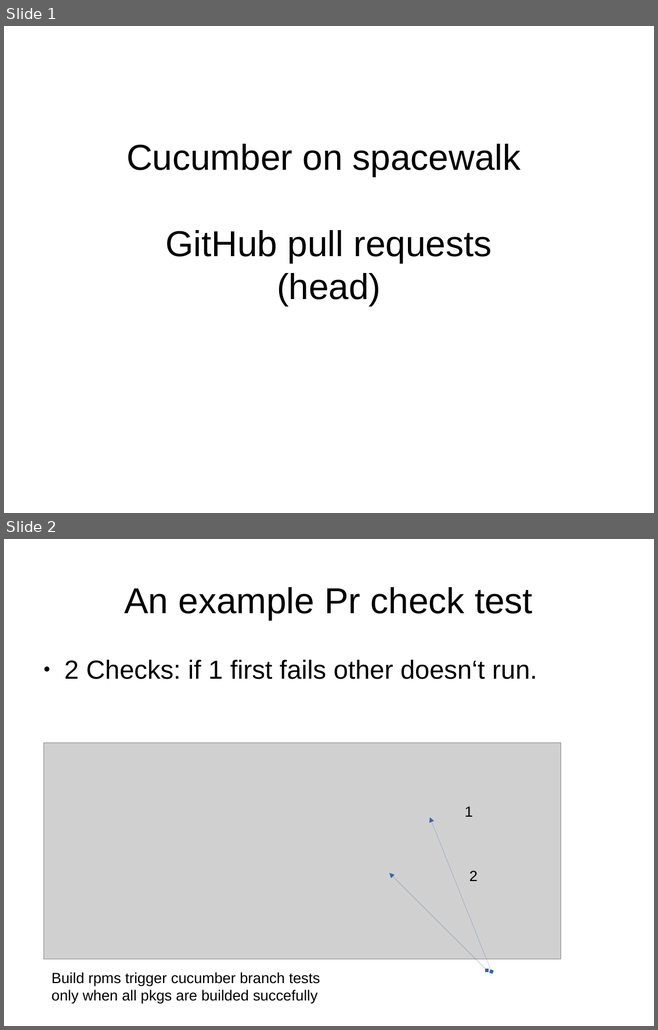
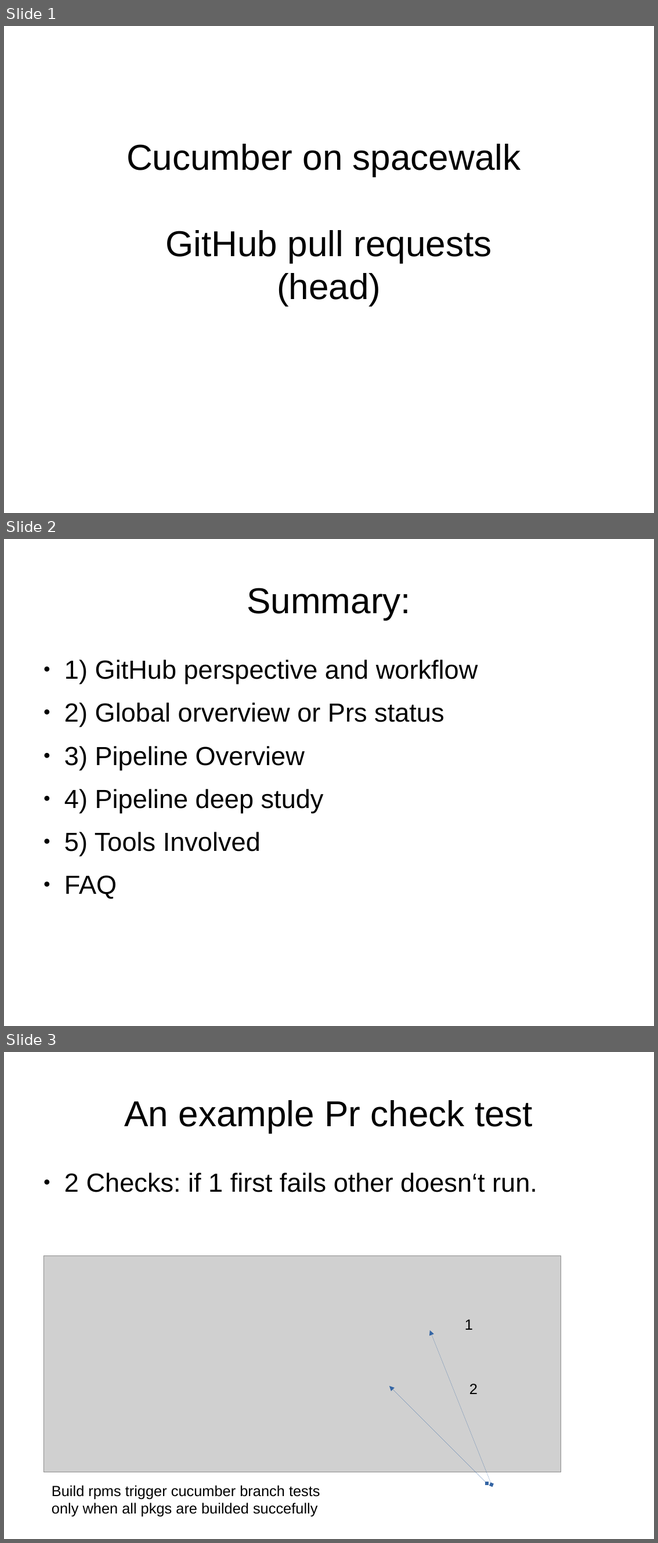
Before and after one commit to MalloZup/presentations, a slide deck: 2018/cucumber-prs/cucumber_onprs.odp. Shown one above the other, each under a label of ours: slides 1 and 2 before the commit, slides 1, 2 and 3 after it. The pictures are 658x1030 and 658x1543 pixels, drawn with LibreOffice and Linux fonts; fonts in the diff are those of the drawing; grey boxes stand for pictures. Boxes give left, top, right and bottom in pixels: in the first picture for what was removed or moved away, otherwise in the second. Text is boxed around its words. In the diff, an @@ line names an element or a change of style, - is before the commit and + after.

```diff
--- a/2018/cucumber-prs/cucumber_onprs.odp
+++ b/2018/cucumber-prs/cucumber_onprs.odp
@@ slide 2 added at <box>4,539,654,1026</box>, background #FFFFFF @@
@@ title added at <box>246,588,411,620</box>, 44 pt, text #000000 @@
+Summary:
@@ text added at <box>64,660,478,899</box>, 32 pt, text #000000 @@
+● 1) GitHub perspective and workflow
+● 2) Global orverview or Prs status
+● 3) Pipeline Overview
+● 4) Pipeline deep study
+● 5) Tools Involved
+● FAQ
@@ what was slide 2 is now slide 3 @@
```
Also in this commit, not shown: 2 slides changed, 4 other files.
